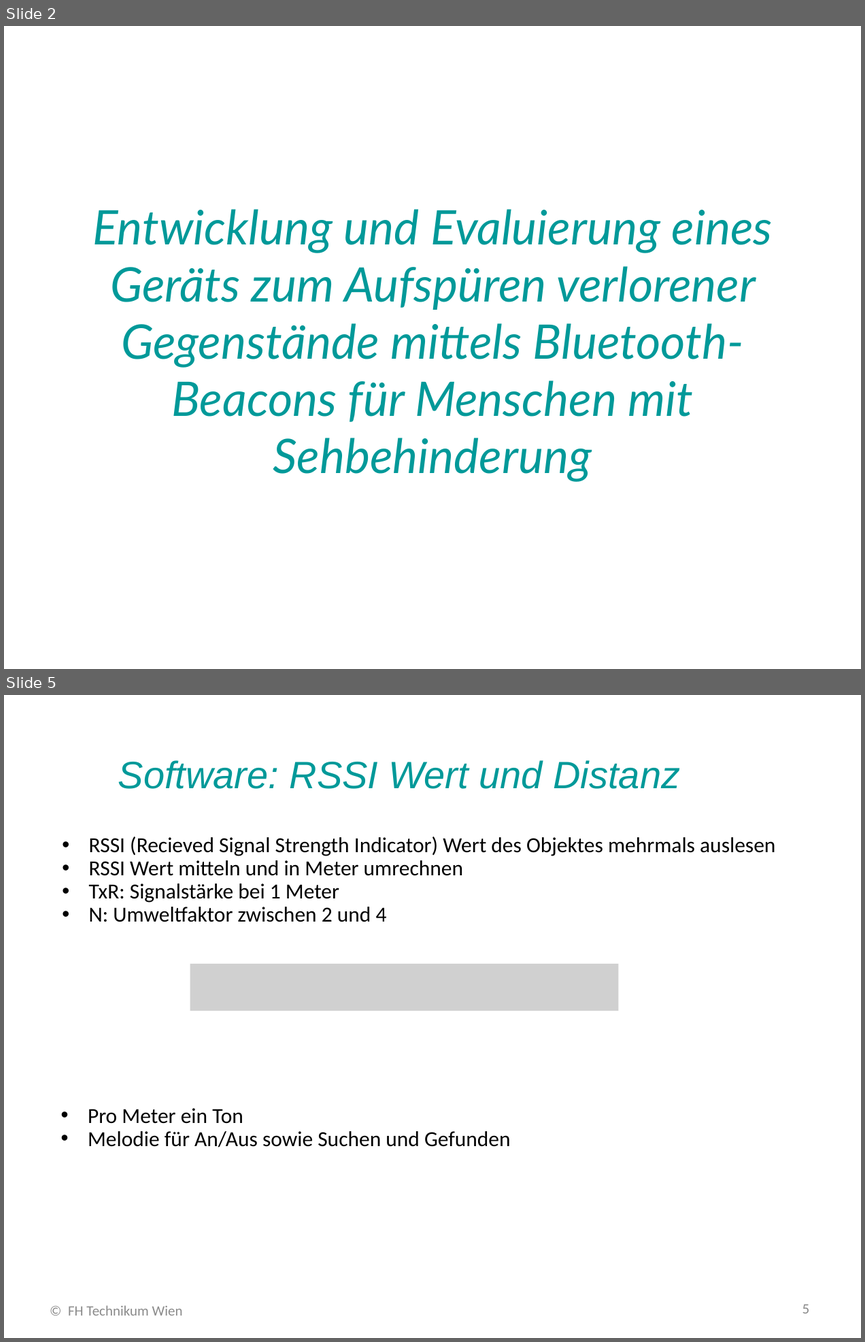
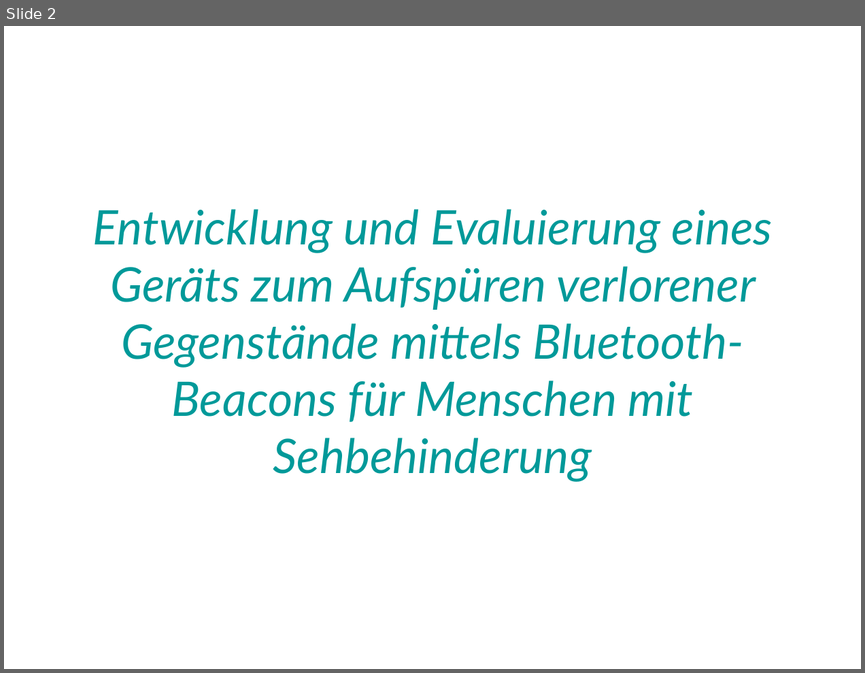
Before and after one commit to Moonnigt7/Bachelorprojekt, a slide deck: Dokumente/Präsentationen/Abschlusspräsentation__24_01_2022.pptx. Shown one above the other, each under a label of ours: slides 2 and 5 before the commit, slide 2 after it; the slides between them are not shown. The pictures are 865x1342 and 865x673 pixels, drawn with LibreOffice and Linux fonts; fonts in the diff are those of the drawing; grey boxes stand for pictures; background and template pictures are left out. Boxes give left, top, right and bottom in pixels: in the first picture for what was removed or moved away, otherwise in the second. Text is boxed around its words. In the diff, an @@ line names an element or a change of style, - is before the commit and + after.

```diff
--- a/Dokumente/Präsentationen/Abschlusspräsentation__24_01_2022.pptx
+++ b/Dokumente/Präsentationen/Abschlusspräsentation__24_01_2022.pptx
@@ slide 5 removed at box(4, 695, 861, 1338), background picture (left out) @@
@@ title removed at box(118, 760, 681, 789) @@
-Software: RSSI Wert und Distanz
@@ text removed at box(89, 836, 775, 922) @@
-• RSSI (Recieved Signal Strength Indicator) Wert des Objektes mehrmals auslesen
-• RSSI Wert mitteln und in Meter umrechnen
-• TxR: Signalstärke bei 1 Meter
-• N: Umweltfaktor zwischen 2 und 4
@@ picture removed at box(190, 963, 618, 1011) @@
@@ text removed at box(88, 1108, 511, 1147) @@
-• Pro Meter ein Ton
-• Melodie für An/Aus sowie Suchen und Gefunden
@@ text removed at box(68, 1305, 183, 1315) @@
-© FH Technikum Wien
@@ page number removed at box(802, 1304, 810, 1313) @@
-5
```
Also in this commit, not shown: 4 slides changed, 3 other files.
